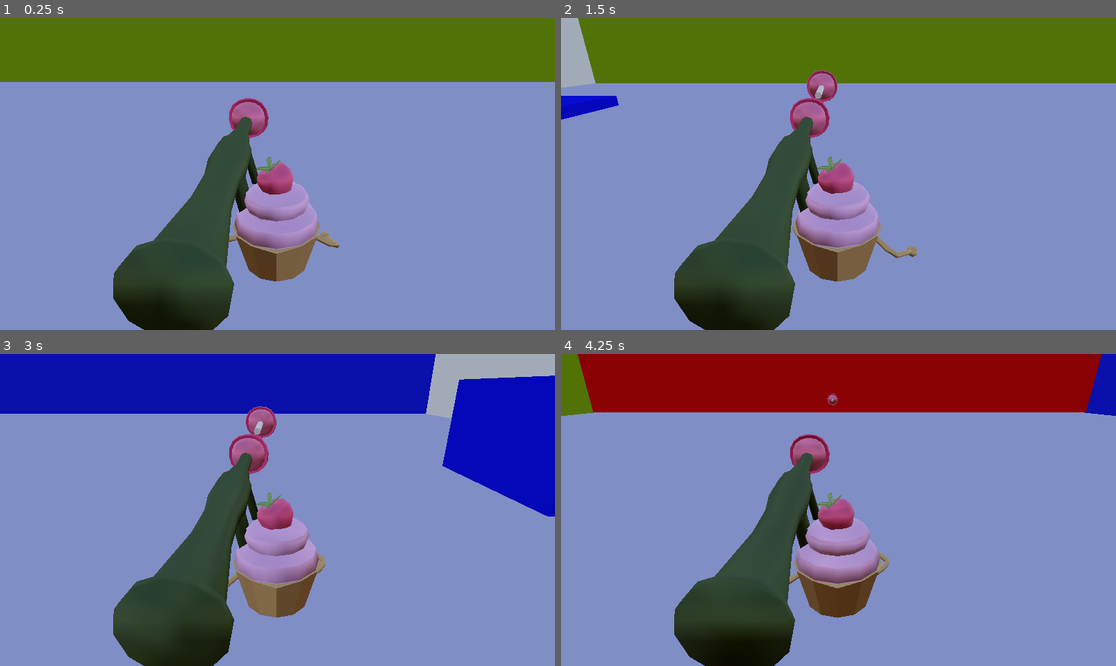
Above: before the commit, frames 1-4 (two rows, left to right).
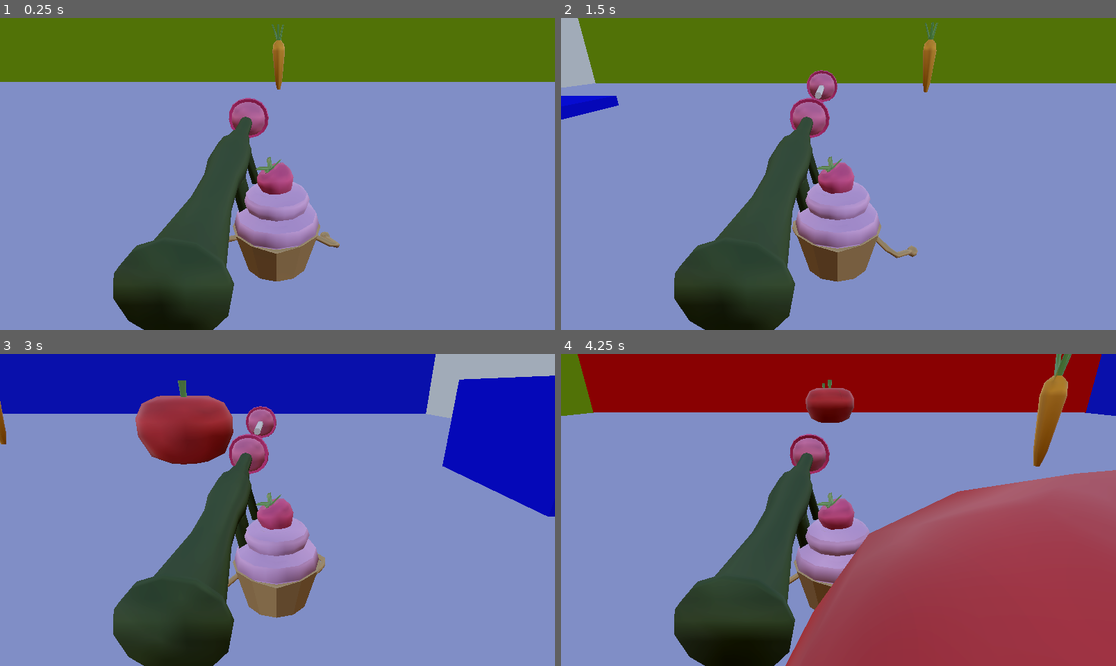
Above: after the commit, the same moments.

Repository: EwenMONT/Exo_Godot
Game: Godot game, scene res://scene/zone_test.tscn
The game is run twice, just before and just after one commit, with the same random seed, the same clock (stepped at 60 frames per second) and the same inputs.
Inputs (mouse positions are in pixels of both pictures, inside the frame that each line leads up to):
- Up to frame 1 (0.25 s): no input
- Up to frame 2 (1.5 s): move the mouse to (960, 158) at 0.52 s; hold D (player_right) 0.53-1.28 s; click (960, 158) at 0.6 s; move the mouse to (727, 189) at 1.27 s; hold S (player_down) from 1.28 s (still down); click (727, 189) at 1.35 s
- Up to frame 3 (3 s): move the mouse to (333, 441) at 2.02 s; release S (player_down) at 2.03 s; hold D (player_right) 2.03-2.78 s; click (333, 441) at 2.1 s; move the mouse to (249, 572) at 2.77 s; hold W (player_up) from 2.78 s (still down); click (249, 572) at 2.85 s
- Up to frame 4 (4.25 s): move the mouse to (1005, 556) at 3.52 s; release W (player_up) at 3.53 s; hold A (player_left) from 3.53 s (still down); click (1005, 556) at 3.6 s

The runs differ from the first frame. In frame 1, 0.3% of the frame differs, in the area x 48-52%, y 2-23%; in frame 2, 0.4%; in frame 3, 3.4%; in frame 4, 30%, in the area x 40-100%, y 0-100%.

Commit message:
ajout carrote a la scene

Diff:
--- a/project.godot
+++ b/project.godot
@@ -14,6 +14,10 @@
 run/main_scene="uid://b76rq08sri2py"
 config/features=PackedStringArray("4.5", "Forward Plus")
 config/icon="res://icon.svg"
+
+[dotnet]
+
+project/assembly_name="Exo_jeanne_ewen"
 
 [input]
 
--- a/scene/zone_test.tscn
+++ b/scene/zone_test.tscn
@@ -1,6 +1,8 @@
-[gd_scene load_steps=13 format=3 uid="uid://b76rq08sri2py"]
+[gd_scene load_steps=15 format=3 uid="uid://b76rq08sri2py"]
 
 [ext_resource type="PackedScene" uid="uid://cbh71eph8pwue" path="res://scene/character.tscn" id="1_r0s7w"]
+[ext_resource type="PackedScene" uid="uid://bndje22h7exy2" path="res://Assets/Carrot.glb" id="2_rkwgc"]
+[ext_resource type="PackedScene" uid="uid://cfje6sdt5r120" path="res://Assets/Tomato.glb" id="3_mtna3"]
 
 [sub_resource type="GDScript" id="GDScript_iyl5p"]
 
@@ -92,3 +94,18 @@
 material = SubResource("StandardMaterial3D_xfq1h")
 
 [node name="character" parent="." instance=ExtResource("1_r0s7w")]
+
+[node name="Carrot2" parent="." instance=ExtResource("2_rkwgc")]
+transform = Transform3D(0.8, 0, 0, 0, 0.8, 0, 0, 0, 0.8, -0.0863953, 0.410982, 20.7675)
+
+[node name="Carrot2" parent="Carrot2" instance=ExtResource("2_rkwgc")]
+transform = Transform3D(0.8, 0, 0, 0, 0.8, 0, 0, 0, 0.8, -0.283679, 0.277369, -34.0561)
+
+[node name="Tomato4" parent="." instance=ExtResource("3_mtna3")]
+transform = Transform3D(1, 0, 0, 0, 1, 0, 0, 0, 1, 9.52994, 2.28905, -0.999894)
+
+[node name="Tomato2" parent="." instance=ExtResource("3_mtna3")]
+transform = Transform3D(1, 0, 0, 0, 1, 0, 0, 0, 1, -7.5281, 2.46225, 0.446067)
+
+[node name="Tomato3" parent="." instance=ExtResource("3_mtna3")]
+transform = Transform3D(1, 0, 0, 0, 1, 0, 0, 0, 1, -15.0562, 2.37565, 1.08443)
Not shown, changed: Assets/Carrot.glb.import
Not shown, changed: Assets/Carrot_Carrot.png.import
Not shown, changed: Assets/CupcakeBazooka.glb.import
Not shown, changed: Assets/CupcakeBazooka_Bazooka.png.import
Not shown, changed: Assets/CupcakeBazooka_Sucette.png.import
Not shown, changed: Assets/Cupcake_anim3.glb.import
Not shown, changed: Assets/Cupcake_anim3_Cupcake.png.import
Not shown, changed: Assets/Cupcake_shooting_Cupcake.png.import
Not shown, changed: Assets/Cupcake_shooting_Sucette.png.import
Not shown, changed: Assets/Sucette.glb.import
Not shown, changed: Assets/Sucette_Sucette.png.import
Not shown, changed: Assets/Tomato.glb.import
(and 2 more such lines)
